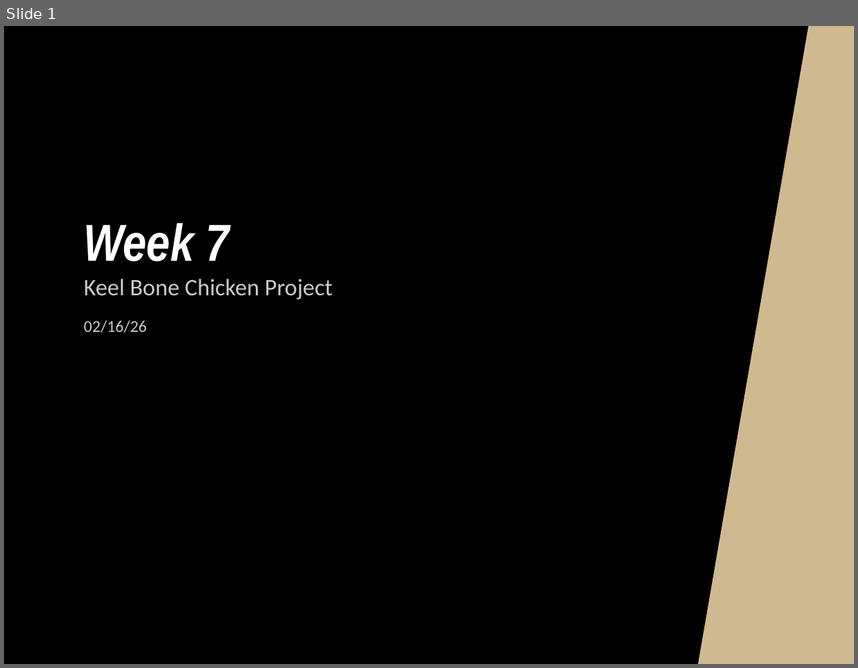
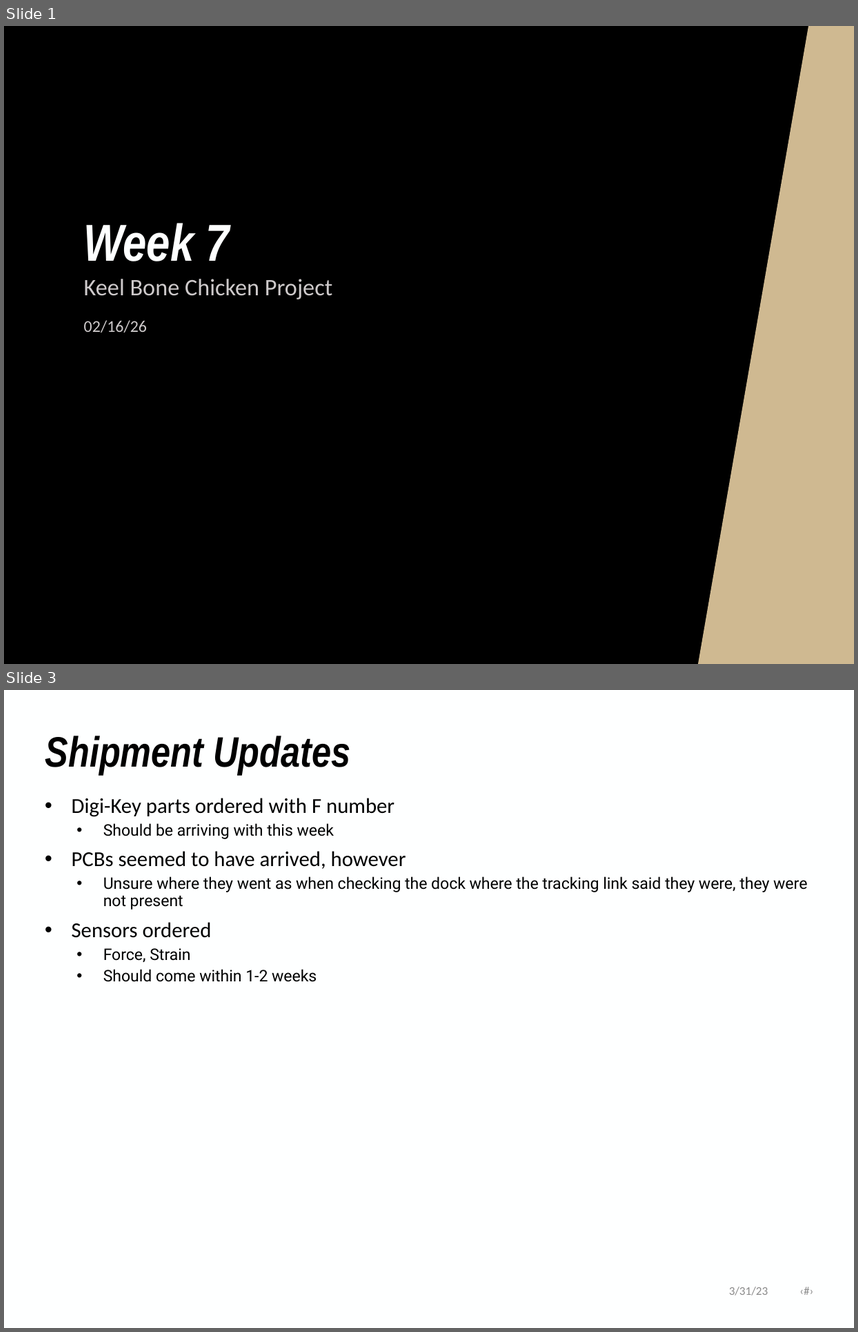
Before and after one commit to NHuang58/Biomedical_Device_PCB, a slide deck: Documentation/Slides/Week_22.pptx. Shown one above the other, each under a label of ours: slide 1 before the commit, slides 1 and 3 after it; the slides between them are not shown. The pictures are 858x668 and 858x1332 pixels, drawn with LibreOffice and Linux fonts; fonts in the diff are those of the drawing; background and template pictures are left out. Boxes give left, top, right and bottom in pixels: in the first picture for what was removed or moved away, otherwise in the second. Text is boxed around its words. In the diff, an @@ line names an element or a change of style, - is before the commit and + after.

```diff
--- a/Documentation/Slides/Week_22.pptx
+++ b/Documentation/Slides/Week_22.pptx
@@ slide 3 added at [4,690,854,1328], background #FEFFFF @@
@@ title added at [45,736,350,775], 36 pt, text #000000, bold, italic @@
+Shipment Updates
@@ text added at [72,798,807,982], 13.5 pt, text #000000 @@
+• Digi-Key parts ordered with F number
+  • Should be arriving with this week
+• PCBs seemed to have arrived, however
+  • Unsure where they went as when checking the dock where the tracking link said they were, they were not present
+• Sensors ordered
+  • Force, Strain
+  • Should come within 1-2 weeks
@@ text added at [729,1286,768,1295], 10 pt, text #8C8C8C @@
+3/31/23 ‹#›
```
Also in this commit, not shown: 2 slides changed, 4 other slides added, 9 other files.
